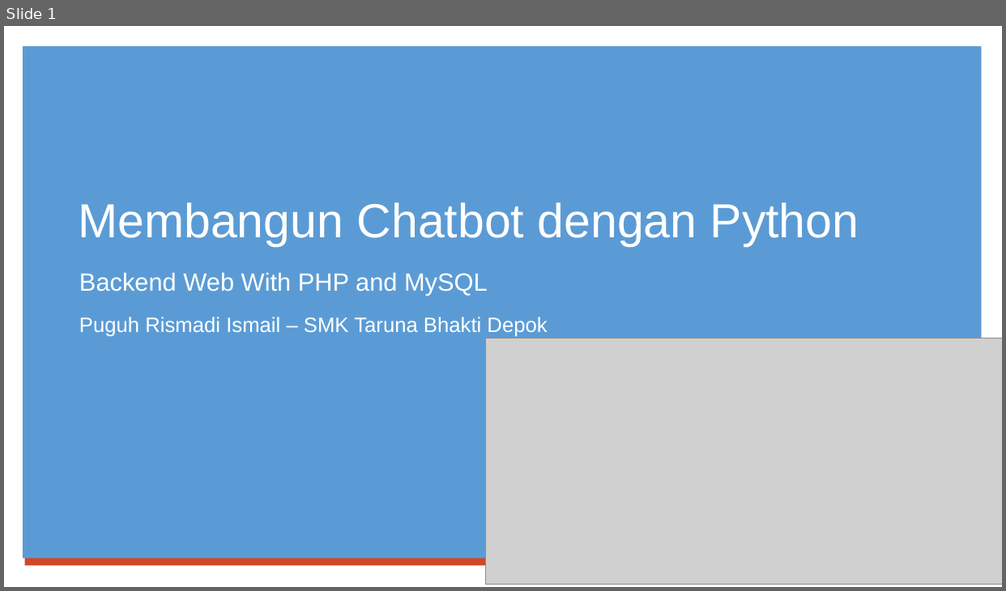
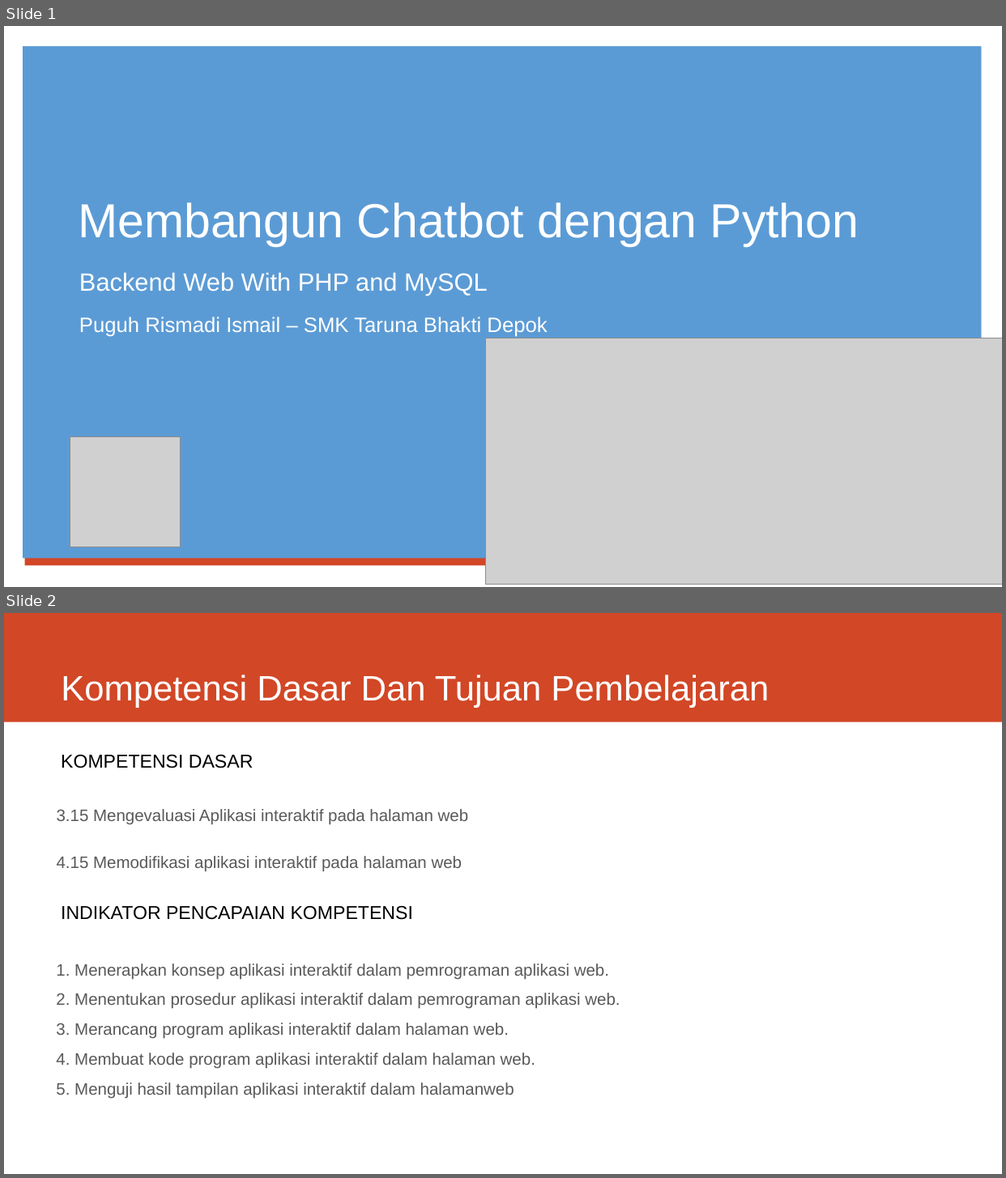
Before and after one commit to x-tb/chatbotmanager, a slide deck: Presentasi Materi Project Chatbot Manager Python PHP.pptx. Shown one above the other, each under a label of ours: slide 1 before the commit, slides 1 and 2 after it. The pictures are 1006x591 and 1006x1178 pixels, drawn with LibreOffice and Linux fonts; fonts in the diff are those of the drawing; grey boxes stand for pictures. Boxes give left, top, right and bottom in pixels: in the first picture for what was removed or moved away, otherwise in the second. Text is boxed around its words. In the diff, an @@ line names an element or a change of style, - is before the commit and + after.

```diff
--- a/Presentasi Materi Project Chatbot Manager Python PHP.pptx
+++ b/Presentasi Materi Project Chatbot Manager Python PHP.pptx
@@ slide 2 added at bbox=[4, 613, 1002, 1174], background #FFFFFF @@
@@ rectangle added at bbox=[4, 613, 1002, 722], fill #D24726 @@
@@ title added at bbox=[61, 675, 769, 708], 34 pt, text #FFFFFF @@
+Kompetensi Dasar Dan Tujuan Pembelajaran
@@ text added at bbox=[61, 755, 253, 769], 18 pt, text #000000 @@
+KOMPETENSI DASAR
@@ text added at bbox=[57, 809, 469, 872], 16 pt, text #595959 @@
+3.15 Mengevaluasi Aplikasi interaktif pada halaman web
+4.15 Memodifikasi aplikasi interaktif pada halaman web
@@ text added at bbox=[61, 906, 413, 920], 18 pt, text #000000 @@
+INDIKATOR PENCAPAIAN KOMPETENSI
@@ text added at bbox=[56, 964, 620, 1099], 16 pt, text #595959 @@
+1. Menerapkan konsep aplikasi interaktif dalam pemrograman aplikasi web.
+2. Menentukan prosedur aplikasi interaktif dalam pemrograman aplikasi web.
+3. Merancang program aplikasi interaktif dalam halaman web.
+4. Membuat kode program aplikasi interaktif dalam halaman web.
+5. Menguji hasil tampilan aplikasi interaktif dalam halamanweb
@@ slide 1 changed as well @@
@@ picture added at bbox=[70, 437, 181, 547] @@
```
Also in this commit, not shown: 3 other slides changed, 2 other slides added, 3 slides removed.
